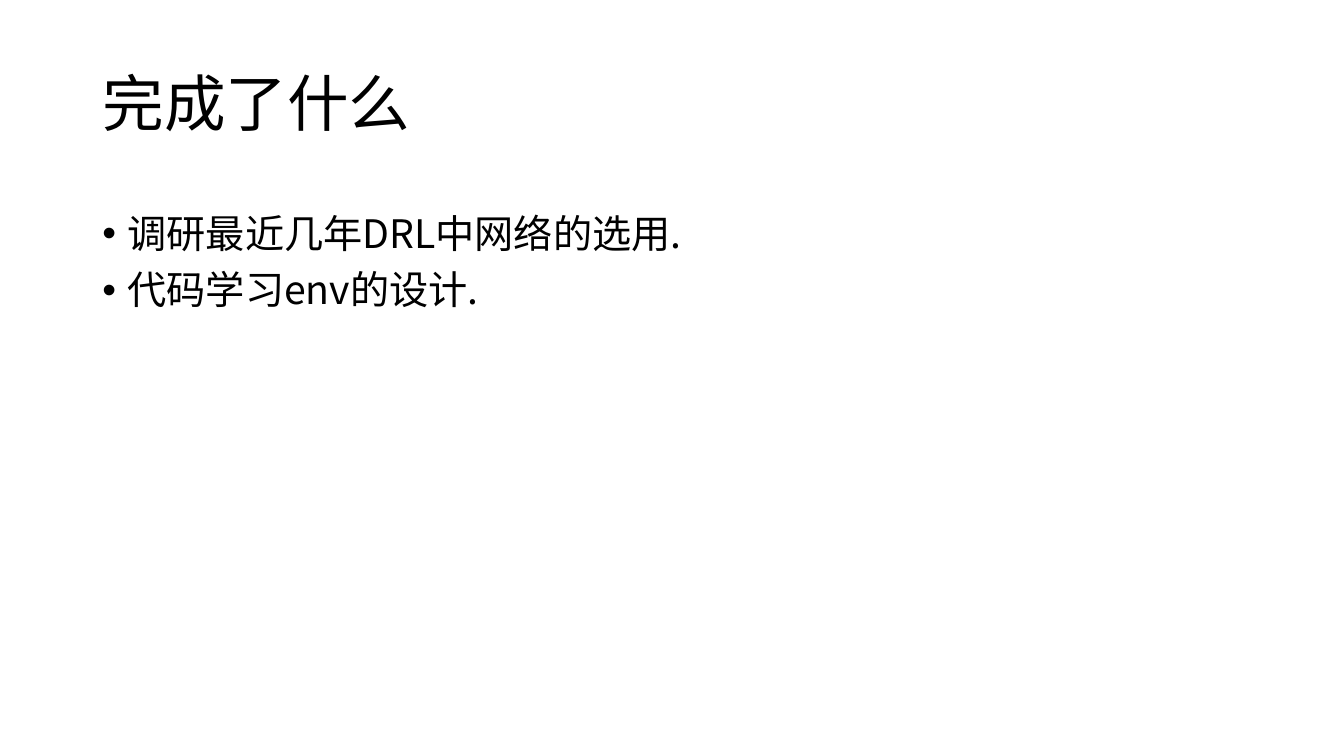
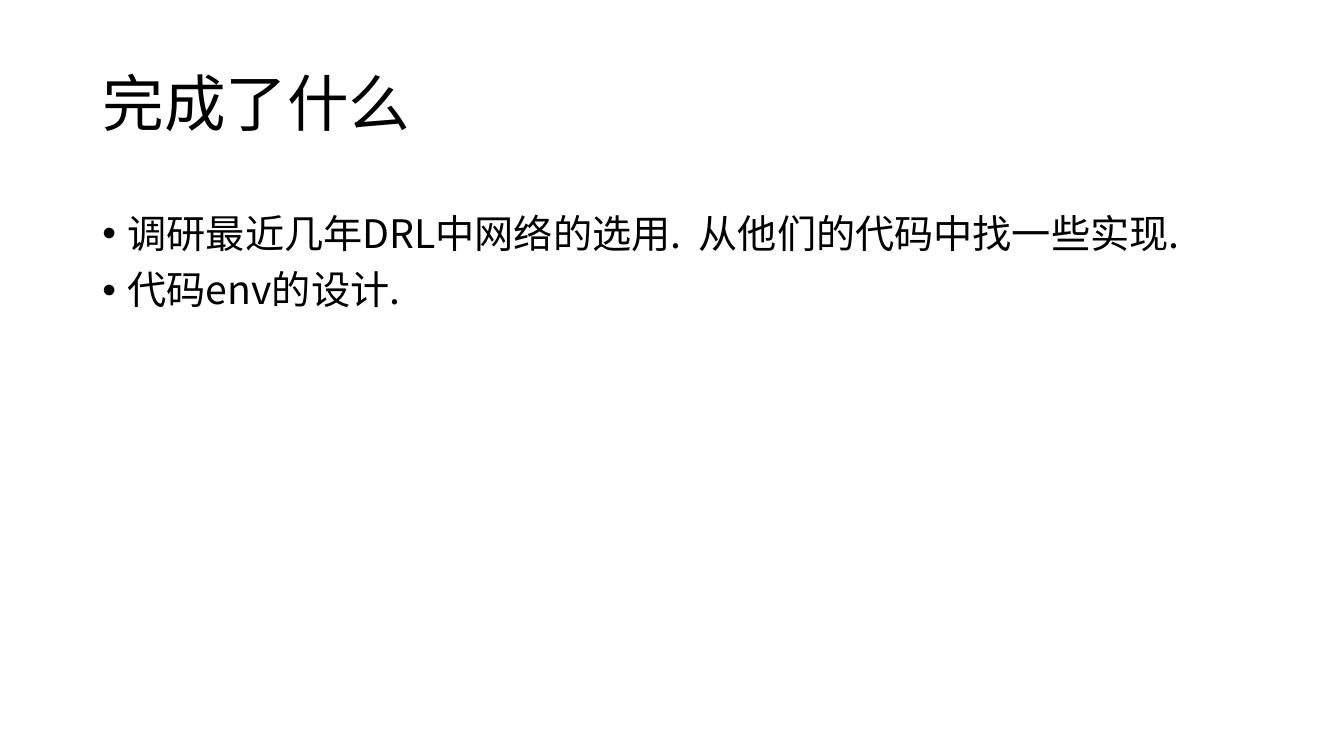
Before and after one commit to LukeLIN-web/distrubuted-ML-system, a slide deck: slide 2 of week report/8.11 report.pptx. Drawn at 1344x756 pixels with LibreOffice and Linux fonts; fonts in the diff are those of the drawing. Boxes give left, top, right and bottom in pixels: in the first picture for what was removed or moved away, otherwise in the second. Text is boxed around its words. In the diff, an @@ line names an element or a change of style, - is before the commit and + after.

```diff
--- a/week report/8.11 report.pptx
+++ b/week report/8.11 report.pptx
@@ text at (x1=128, y1=214, x2=1180, y2=307): text changed @@
-• 调研最近几年DRL中网络的选用.
-• 代码学习env的设计.
+• 调研最近几年DRL中网络的选用. 从他们的代码中找一些实现.
+• 代码env的设计.
```
Also in this commit, not shown: 3 other slides changed, 1 slide added, 2 slides removed, 7 other files.
